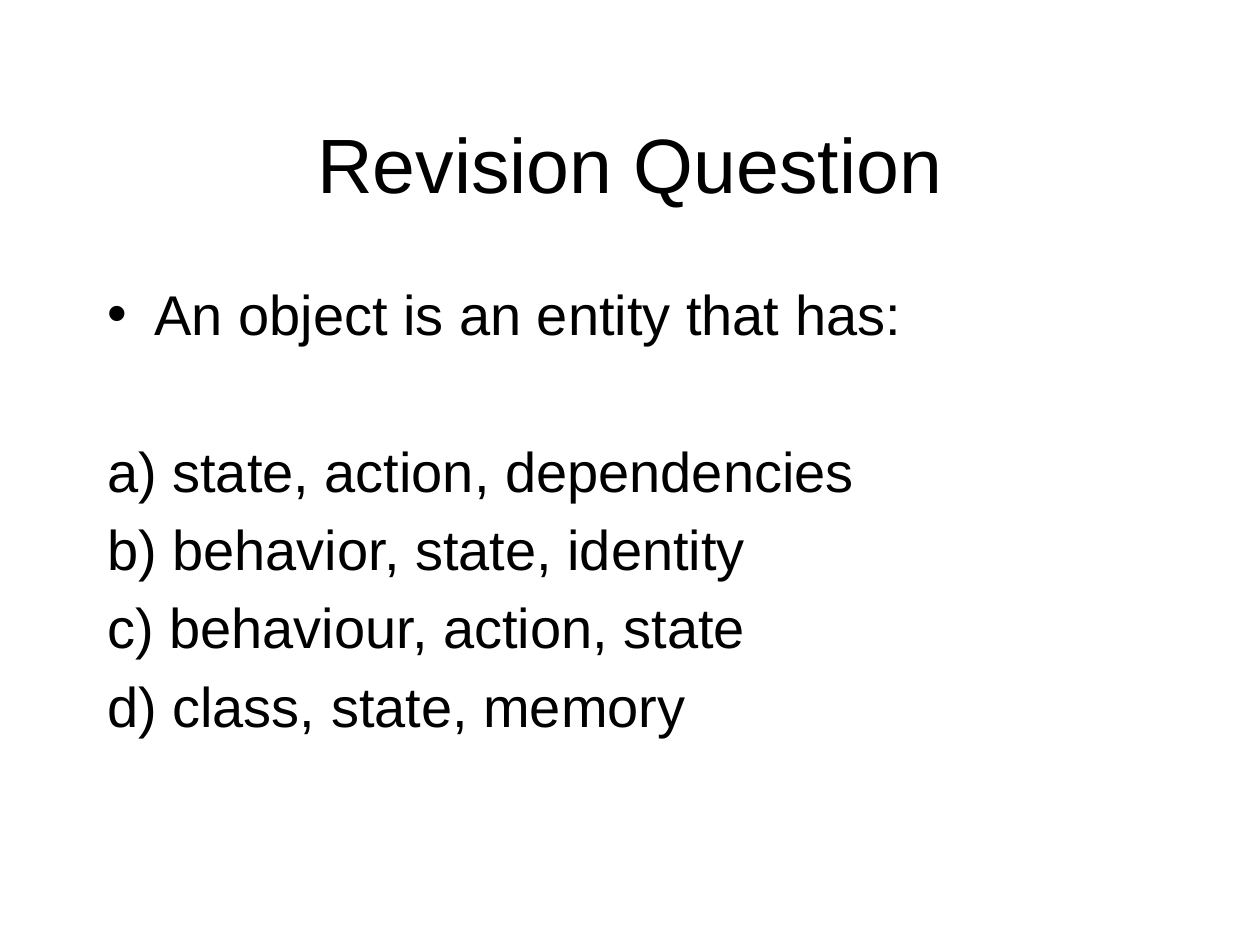
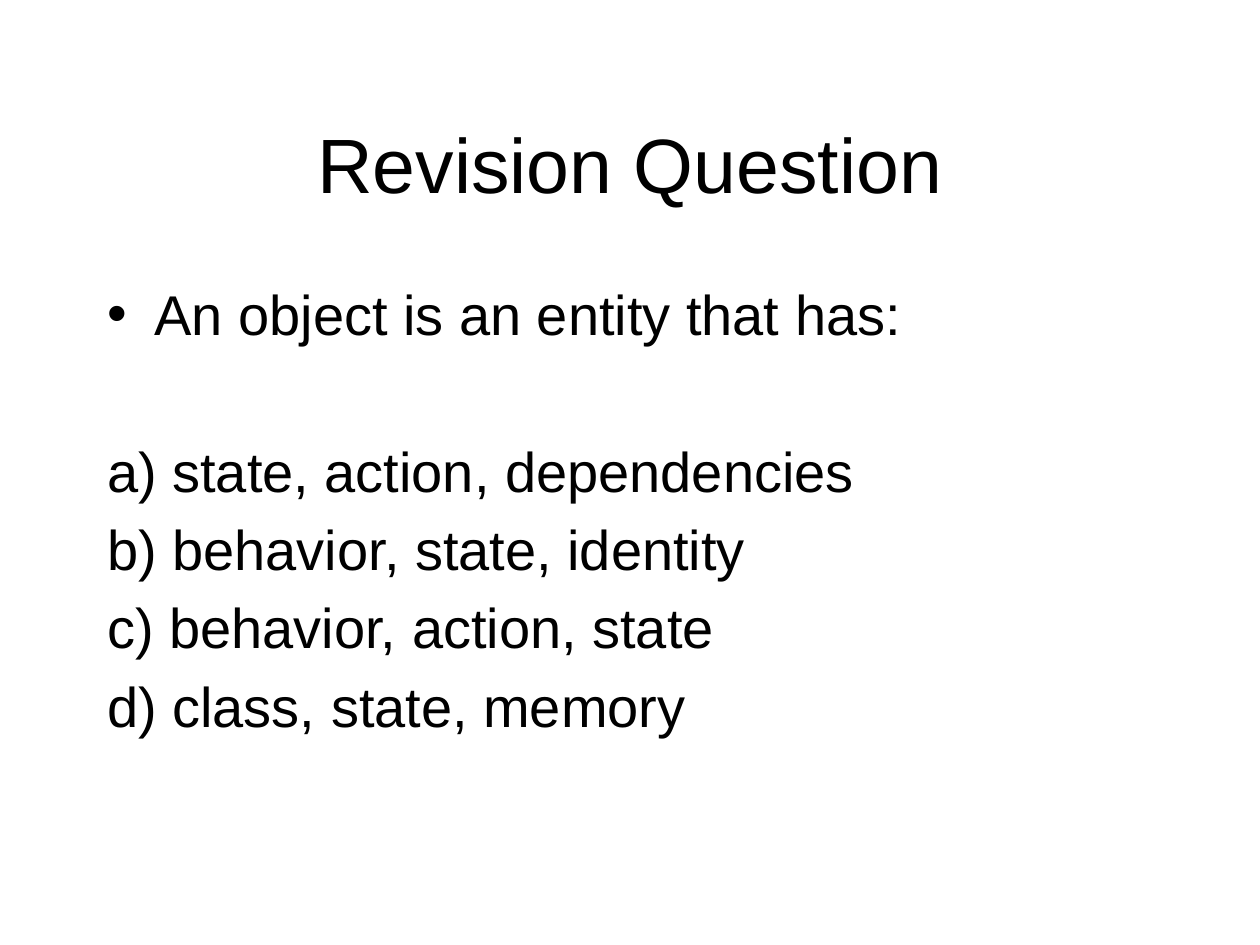
Before and after one commit to octaviordz/zjnu2017.github.io, a slide deck: slide 3 of OOAD/lectures/080--Processes.pptx. Drawn at 1260x945 pixels with LibreOffice and Linux fonts; fonts in the diff are those of the drawing. Boxes give left, top, right and bottom in pixels: in the first picture for what was removed or moved away, otherwise in the second. Text is boxed around its words. In the diff, an @@ line names an element or a change of style, - is before the commit and + after.

```diff
--- a/OOAD/lectures/080--Processes.pptx
+++ b/OOAD/lectures/080--Processes.pptx
@@ text at [107,607,713,659]: text changed @@
-c) behaviour, action, state
+c) behavior, action, state
```
Also in this commit, not shown: 1 other slide changed, 7 other files.
